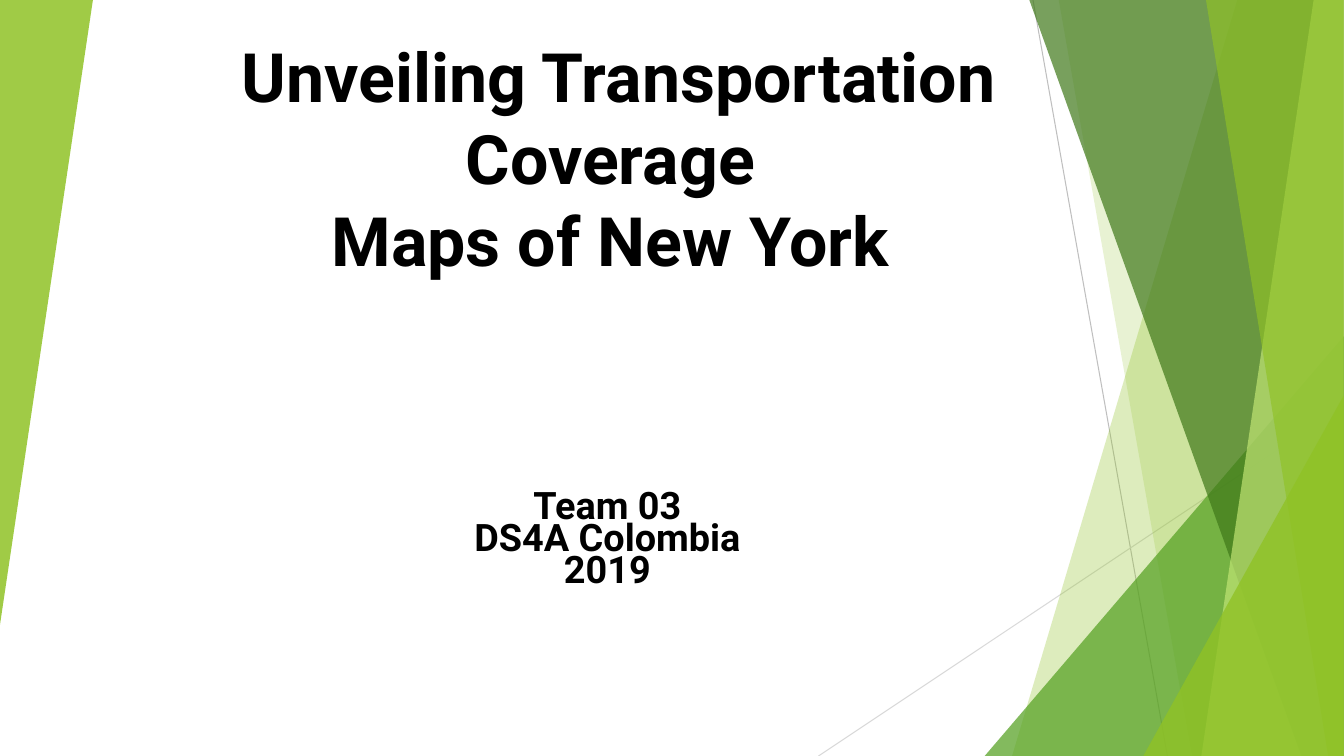
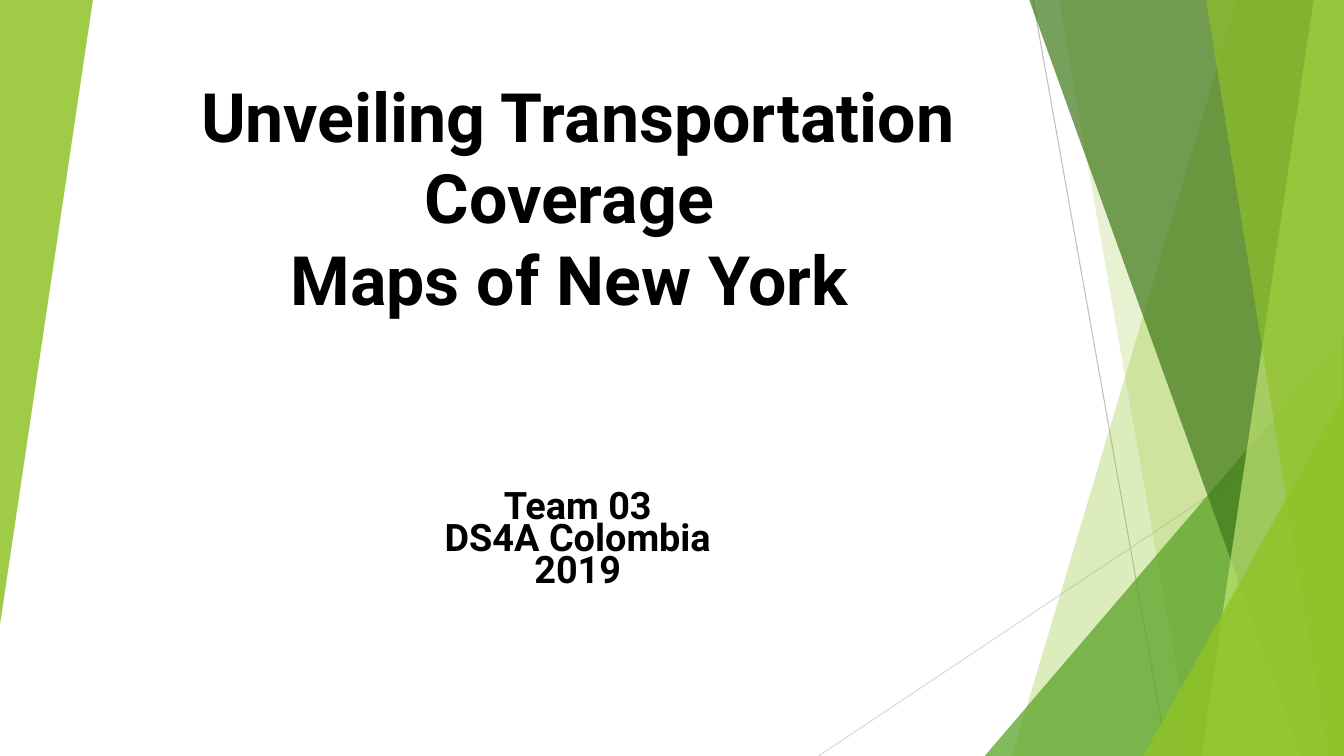
Before and after one commit to marioceron/DS4A_Datathon_Team03_2019, a slide deck: slide 1 of latexDocuments/datathon/Datathon_presentation.pptx. Drawn at 1344x756 pixels with LibreOffice and Linux fonts; fonts in the diff are those of the drawing. Boxes give left, top, right and bottom in pixels: in the first picture for what was removed or moved away, otherwise in the second. Text is boxed around its words. In the diff, an @@ line names an element or a change of style, - is before the commit and + after.

```diff
--- a/latexDocuments/datathon/Datathon_presentation.pptx
+++ b/latexDocuments/datathon/Datathon_presentation.pptx
@@ title "Unveiling Transportation Coverage Maps of ...": place and size @@
-title "Unveiling Transportation Coverage Maps of ..." at <box>242,51,996,280</box>
+title "Unveiling Transportation Coverage Maps of ..." at <box>201,91,955,319</box>
@@ text "Team 03": place and size @@
-text "Team 03" at <box>474,491,741,584</box>
+text "Team 03" at <box>445,491,711,584</box>
```
Also in this commit, not shown: 3 slides added.
